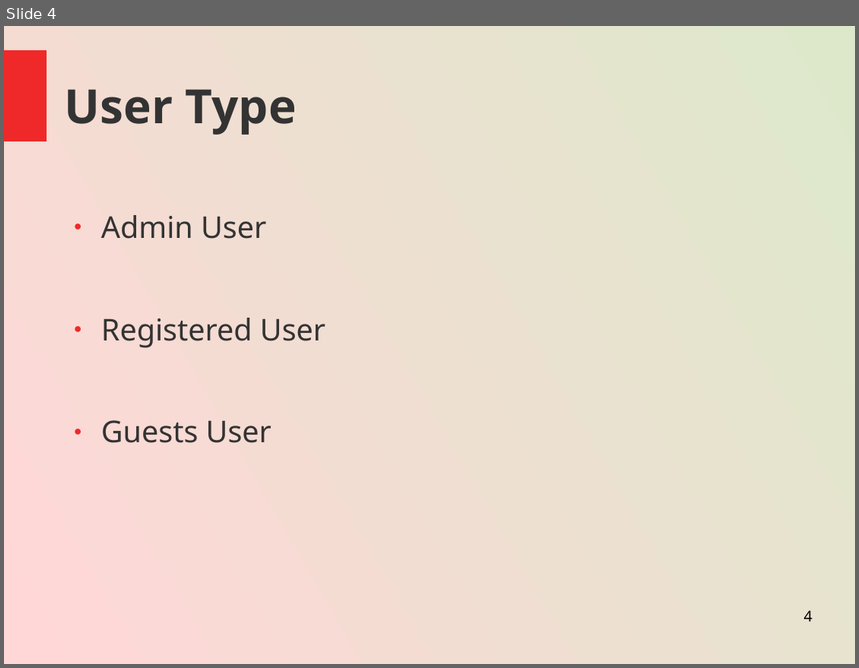
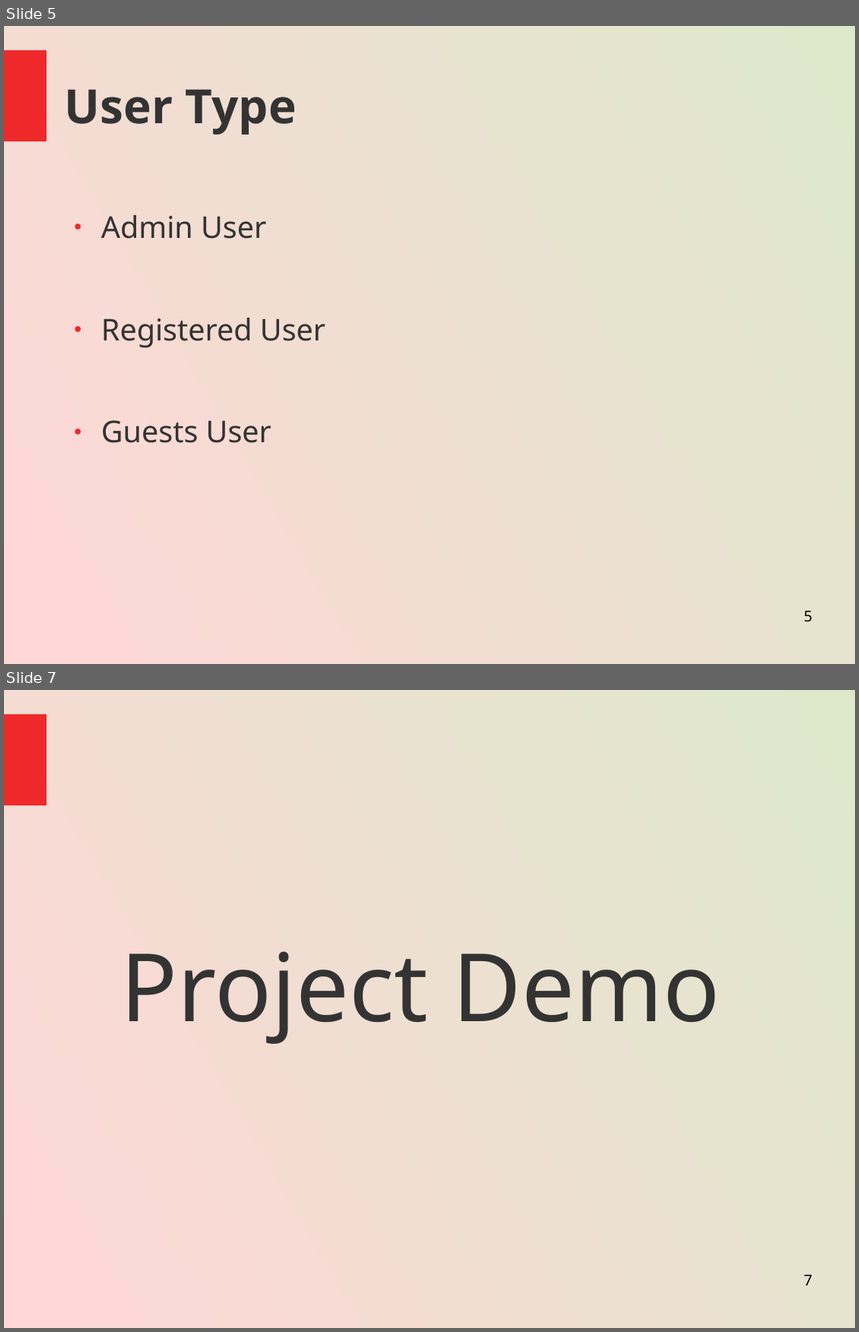
Before and after one commit to shreelimbkar/B9IS123_RRApp, a slide deck: GoSolo-ppt.odp. Shown one above the other, each under a label of ours: slide 4 before the commit, slides 5 and 7 after it; the slides between them are not shown. The pictures are 859x668 and 859x1332 pixels, drawn with LibreOffice and Linux fonts; fonts in the diff are those of the drawing. Boxes give left, top, right and bottom in pixels: in the first picture for what was removed or moved away, otherwise in the second. Text is boxed around its words. In the diff, an @@ line names an element or a change of style, - is before the commit and + after.

```diff
--- a/GoSolo-ppt.odp
+++ b/GoSolo-ppt.odp
@@ slide 7 added at (x1=4, y1=690, x2=855, y2=1328), background gradient #DDE8CB to #FFD7D7; not listed: 1 template element that a slide beside it also shows @@
@@ text added at (x1=120, y1=951, x2=721, y2=1044), 88 pt, text #333333 @@
+Project Demo
@@ page number added at (x1=804, y1=1275, x2=813, y2=1286), 14 pt, text #000000 @@
+7
@@ what was slide 4 is now slide 5 @@
@@ page number at (x1=804, y1=611, x2=813, y2=623): text changed @@
-4
+5
```
Also in this commit, not shown: 3 slides changed, 2 other slides added.
